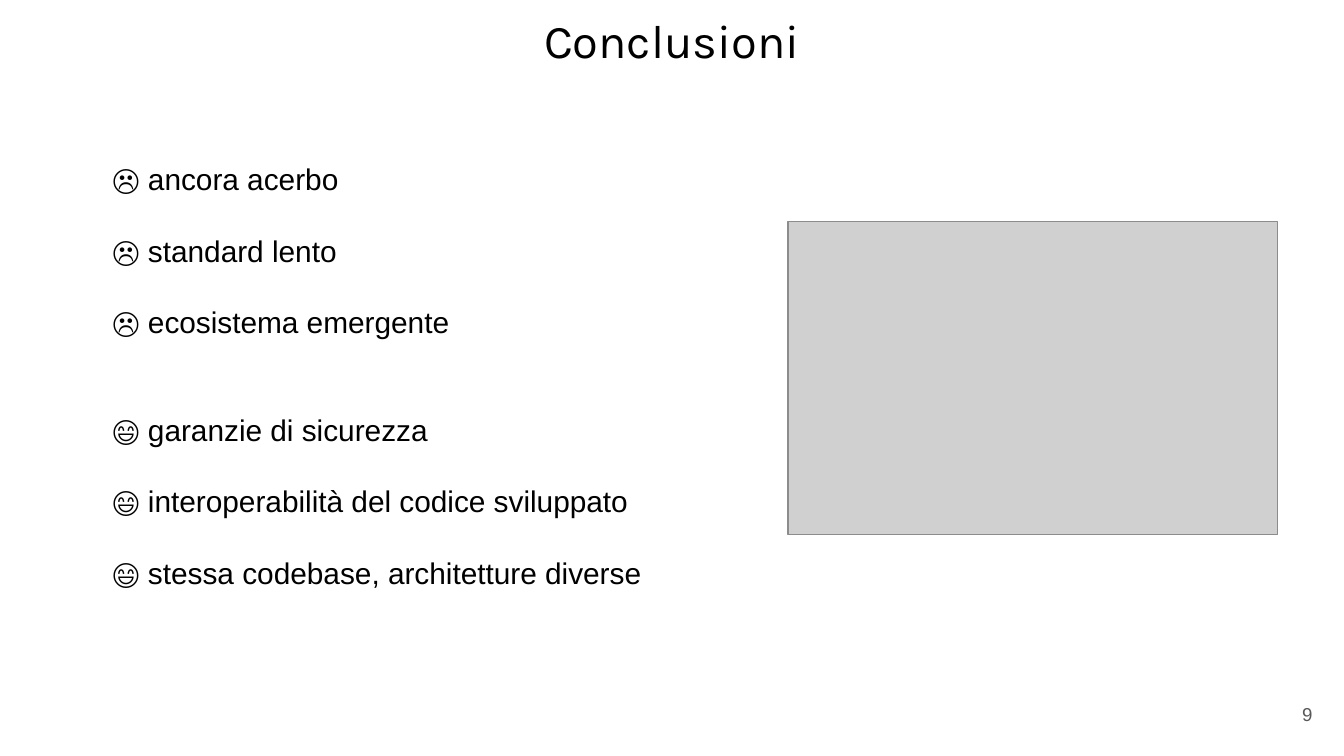
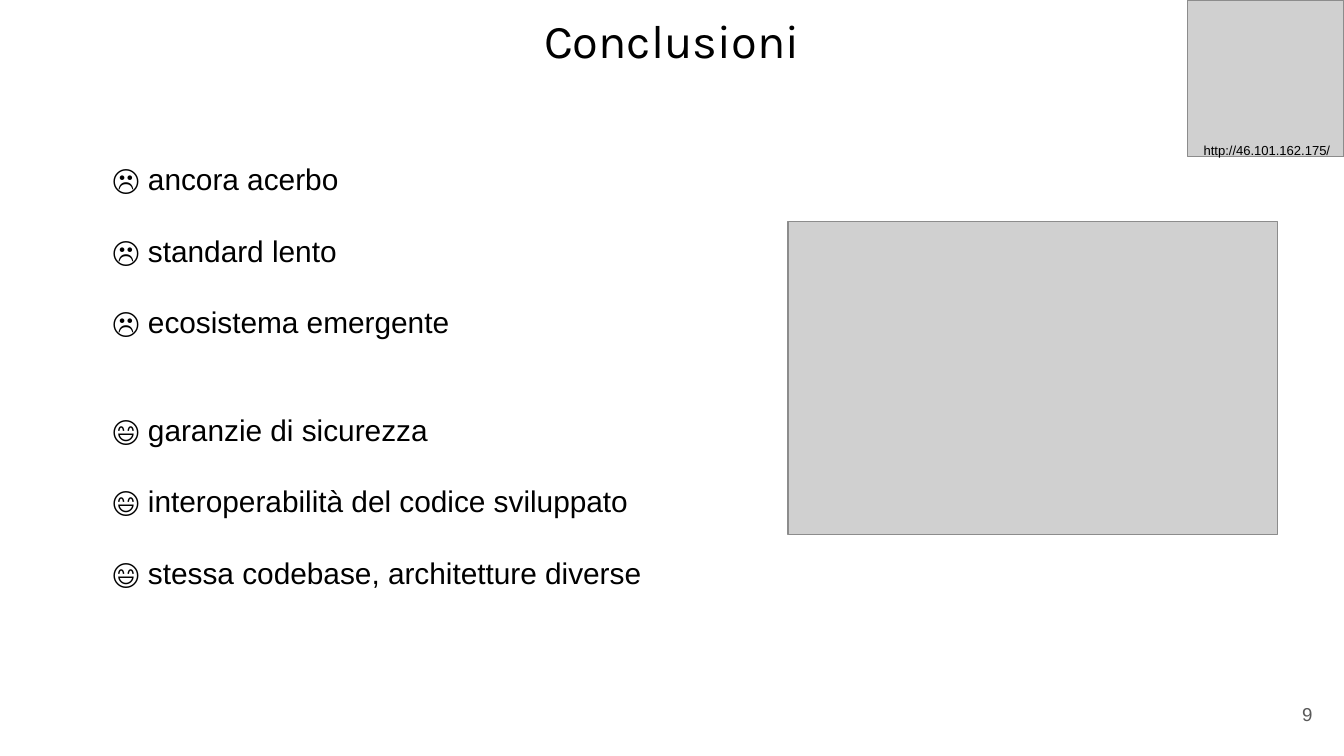
Before and after one commit to ilcors-dev/bachelor-thesis, a slide deck: slide 9 of presentation/Presentazione tesi - WASI.pptx. Drawn at 1344x756 pixels with LibreOffice and Linux fonts; fonts in the diff are those of the drawing; grey boxes stand for pictures. Boxes give left, top, right and bottom in pixels: in the first picture for what was removed or moved away, otherwise in the second. Text is boxed around its words. In the diff, an @@ line names an element or a change of style, - is before the commit and + after.

Commit message:
feat: added http url

```diff
--- a/presentation/Presentazione tesi - WASI.pptx
+++ b/presentation/Presentazione tesi - WASI.pptx
@@ picture added at bbox=[1188, 0, 1344, 156] @@
@@ text added at bbox=[1204, 145, 1330, 158], 7 pt, text #000000 @@
+http://46.101.162.175/
```
Also in this commit, not shown: 2 other slides changed, 1 other file.
